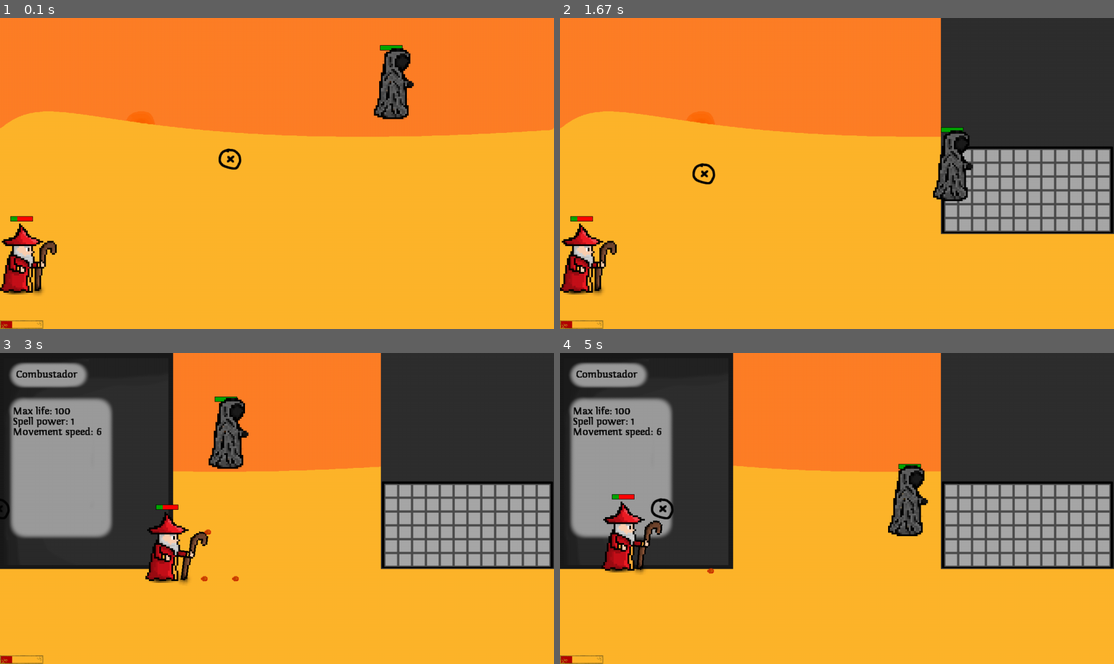
Above: before the commit, frames 1-4 (two rows, left to right).
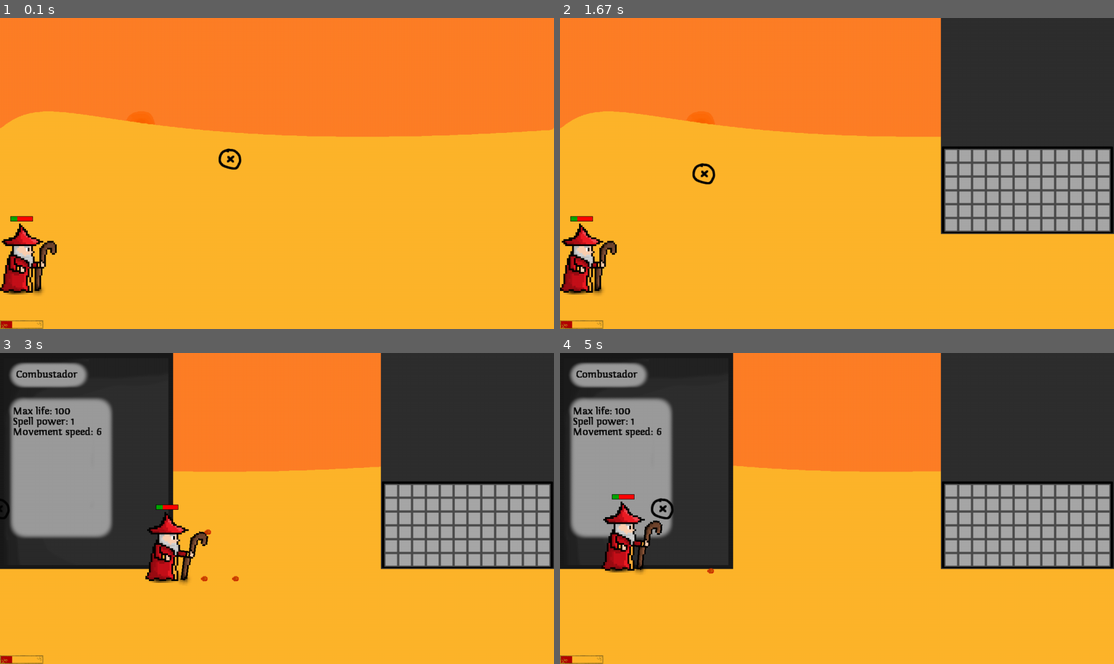
Above: after the commit, the same moments.

Repository: sorennx/Pygame-Project
Game: pygame game, started from src/main.py
The game is run twice, just before and just after one commit, with the same random seed, the same clock (stepped at 60 frames per second) and the same inputs.
Inputs (mouse positions are in pixels of both pictures, inside the frame that each line leads up to):
- Up to frame 1 (0.1 s): no input
- Up to frame 2 (1.67 s): press the mouse at (792, 161) at 0.37 s; move the mouse to (748, 167) at 0.47 s; release the mouse at (704, 176) at 0.6 s; tap I at 0.67 s; press the mouse at (992, 198) at 1.03 s; move the mouse to (942, 223) at 1.13 s; release the mouse at (886, 251) at 1.27 s; click (1019, 154) at 1.38 s
- Up to frame 3 (3 s): hold D 1.67-2.13 s; tap X at 1.73, 2.03, 2.23, 2.57, 2.87 s; tap Z at 1.82 s; hold W 2.17-2.47 s; tap C at 2.32 s; hold D 2.5-2.97 s
- Up to frame 4 (5 s): hold A 3-3.53 s; tap X at 3.07, 3.37, 3.63, 3.97, 4.27, 4.4, 4.8 s; tap Z at 3.15, 4.48 s; hold S 3.57-3.87 s; tap C at 3.72, 4.88 s; hold A 3.9-4.3 s; hold W 4.33-4.7 s; hold D from 4.73 s (still down)

The runs differ from the first frame. In frame 1, 1.2% of the frame differs, in the area x 67-75%, y 8-33%; in frame 2, 1.0%; in frame 3, 1.2%; in frame 4, 1.2%.

Commit message:
v0.0.24 - changed the way items are put to the inventory and fixed aforementioned bug

Diff:
--- a/src/Items.py
+++ b/src/Items.py
@@ -1,5 +1,6 @@
 import pygame
 from GameEvents import *
+import os
 
 class Item(pygame.sprite.Sprite):
     def __init__(self,name,img,x,y,gameEvents,hero, spellPower,attackDamage,attackSpeed,castSpeed):
@@ -16,14 +17,16 @@
         self.rect = self.image.get_rect()
         self.rect.x = x
         self.rect.y = y
-
+        self.fontsize = 16
+        self.font = pygame.font.Font(os.path.join('./assets/Fonts', 'Fontin-Regular.ttf'),
+                                     self.fontsize)  # Poe font - Fontin
         #Stuff used to being moved:
         self.isPickedUp = False
 
         #inventory related stuff:
         self.isInInventory = False
         self.socketIJ = None
-
+        self.toDelete = False
         #Atributes
         self.spellPower = spellPower
         self.castSpeed = castSpeed
@@ -41,8 +44,24 @@
         self.rect = self.image.get_rect()
         self.rect.center = tempxy
 
+    def drawItemCords(self):
+        if self.isInInventory:
+            self.fontsize = 30
+        charName = self.font.render(f'{self.rect.x,self.rect.y}', True, "#101010")
+        charNameRect = charName.get_rect()
+        charNameRect.x = self.rect.x
+        charNameRect.y = self.rect.y
+
+
+
+        self.hero.window.blit(charName, (charNameRect.x, charNameRect.y))
+
     def update(self):
         tempxy = self.rect.center
+        #self.drawItemCords()
+
+        if self.toDelete:
+            self.kill()
 
         if self.isPickedUp:
             self.minimizeImg(tempxy)
@@ -50,11 +69,7 @@
         if not self.isPickedUp:
             self.maximizeImg(tempxy)
 
-        if self.isPickedUp and self.hero.inventoryWindow.isOpen:
-            #print(self.rect.x,self.rect.y)
-            self.socketIJ = itemCollision.checkItemAndSocketCollision(self, self.hero.inventoryWindow.inventorySlotGroup)
-            self.putItemInSocket(tempxy)
-
+        self.socketIJ = itemCollision.checkItemAndSocketCollision(self, self.hero.inventoryWindow.inventorySlotGroup)
         for event in self.hero.events:
             if event.type == pygame.MOUSEBUTTONDOWN:
                 x, y = event.pos
@@ -85,20 +100,25 @@
                 x, y = event.pos
                 self.rect.center = [x,y]
 
+                for socket in self.hero.inventoryWindow.inventorySlotGroup:
+                    if socket.ij == self.socketIJ and socket.isEmpty:
+                        #print(f"Adding item {self}to a socket {self.socketIJ}")
+                        copy = self.createCopy() #creating a copy (temp object) so that we can kill the original one, while moving copy to inventory
+                        socket.item = copy
+                        socket.item.rect.x = 0
+                        socket.item.rect.y = 0
+                        socket.itemGroup.add(copy)
+                        copy.isInInventory = True
+                        copy.isPickedUp = False
+                        socket.isEmpty = False
+                        self.kill()
+
+
     def createCopy(self):
         copy = Item(self.name,self.image,self.rect.center[0],self.rect.center[1],self.gameEvents,self.hero,self.spellPower,self.attackDamage,self.attackSpeed,self.castSpeed)
         copy.original = self
         return copy
 
-    def putItemInSocket(self,tempxy):
-        if self.isInInventory == False:
-            for socket in self.hero.inventoryWindow.inventorySlotGroup:
-                if socket.ij == self.socketIJ and socket.isEmpty:
-                    copy = self.createCopy()
-                    socket.item = copy
-                    copy.isInInventory = True
-                    copy.isPickedUp = False
-                    #self.kill()
 
 class QuestItem(Item):
     pass
--- a/src/UserInterface.py
+++ b/src/UserInterface.py
@@ -122,26 +122,11 @@
         self.isEmpty = True
         self.itemGroup = pygame.sprite.Group()
         self.itemList = []
-
         self.ij = ij
-        #print(self.rect.x,self.rect.y)
-        #print(self.rect.x+self.inventory.rect.x,self.rect.y+self.inventory.rect.y)
 
 
     def update(self):
 
-        # if self.isEmpty and self.item is not None:
-        #     print(f"Adding item to a socket {self.ij}")
-        #
-        #     #self.item.image = self.item.image.get_rect()
-        #     self.item.rect.x = 0
-        #     self.item.rect.y = 0
-        #     self.itemGroup.add(self.item)
-        #     self.isEmpty = False
-        #     self.item.original.kill()
-
-        #self.itemGroup.update()
-        # self.itemGroup.draw(self.image)
         self.itemGroup.update()
         if self.isEmpty is False:
 
@@ -152,22 +137,13 @@
             if event.type == pygame.MOUSEBUTTONDOWN:
                 x, y = event.pos
                 if x in range (self.rect.x+self.inventory.rect.x,self.rect.x+self.inventory.rect.x+self.size) and y in range(self.rect.y+self.inventory.rect.y,self.rect.y+self.inventory.rect.y+self.size):
+                    print(len(self.itemGroup))
+                    pass
 
-                    print(len(self.itemGroup))
-
-                    pass
             if event.type == pygame.MOUSEBUTTONUP:
                 x, y = event.pos
                 if x in range(self.rect.x + self.inventory.rect.x,self.rect.x + self.inventory.rect.x + self.size) and y in range(self.rect.y + self.inventory.rect.y, self.rect.y + self.inventory.rect.y + self.size):
-                    if self.isEmpty and self.item is not None:
-                        print(f"Adding item {self.item}to a socket {self.ij}")
-
-                        self.item.rect.x = 0
-                        self.item.rect.y = 0
-                        self.itemGroup.add(self.item)
-                        self.item.isPickedUp = False
-                        self.isEmpty = False
-                        self.item.original.kill()
+                    pass
 
 
 class EquipmentWindow():
--- a/src/main.py
+++ b/src/main.py
@@ -128,7 +128,7 @@
 
             #Enemy handling part
             enemyGroup.update()
-            self.spawnSomeMobs(enemyGroup,hero1)
+            #self.spawnSomeMobs(enemyGroup,hero1)
             enemyGroup.draw(self.gameWindow)
 
             #HP bar in the corner handling part
